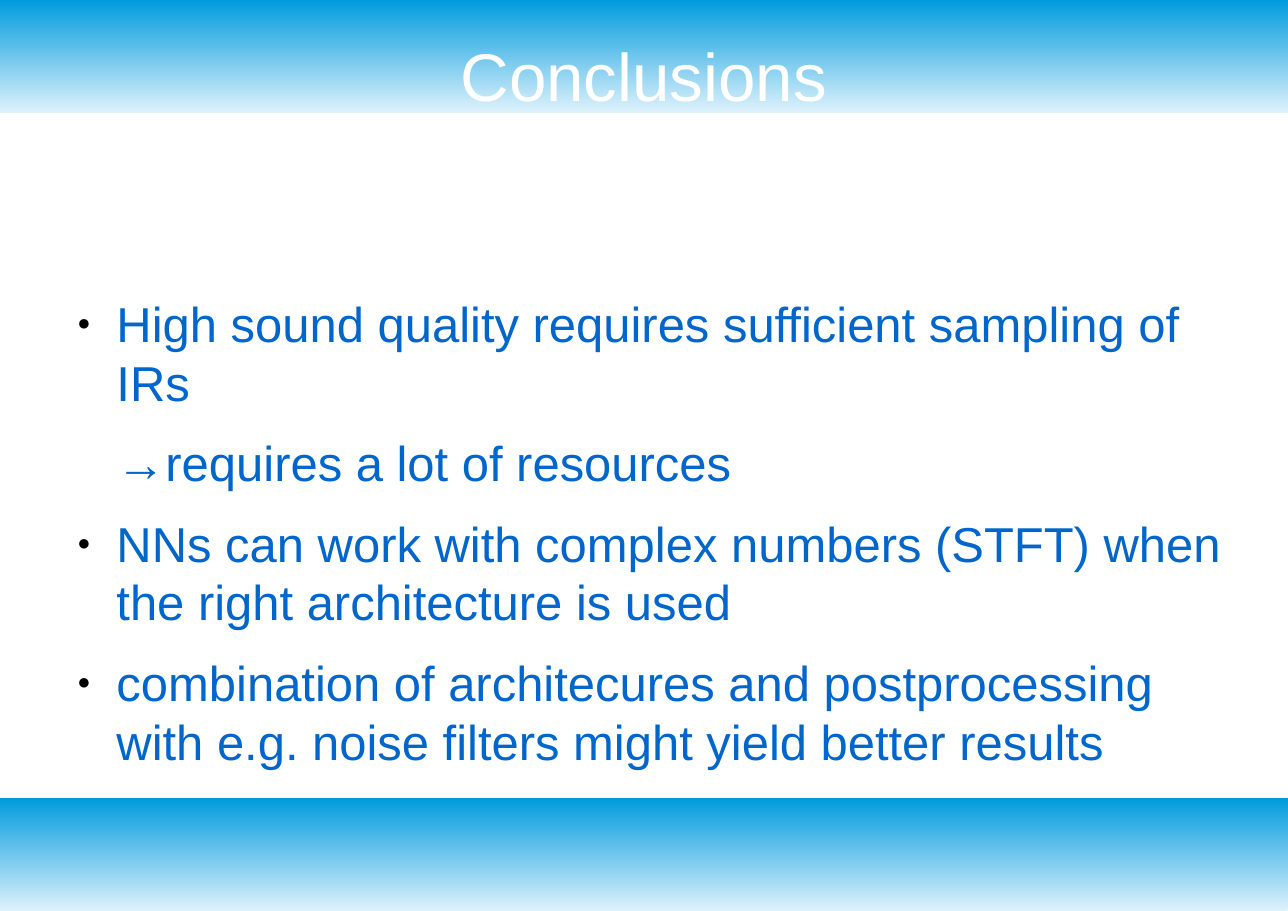
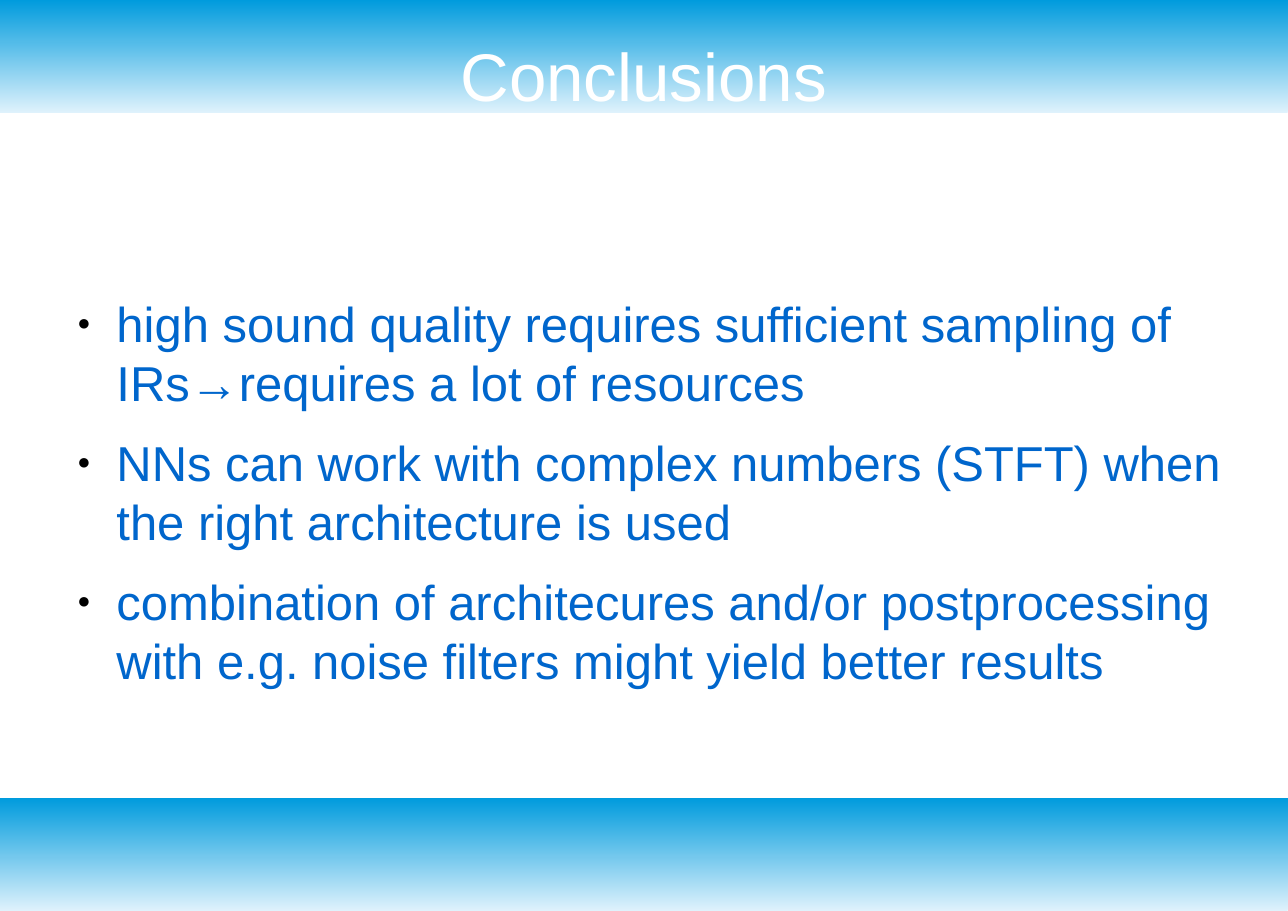
Before and after one commit to jakobatgithub/unreverb, a slide deck: slide 15 of project_presentation.odp. Drawn at 1288x911 pixels with LibreOffice and Linux fonts; fonts in the diff are those of the drawing. Boxes give left, top, right and bottom in pixels: in the first picture for what was removed or moved away, otherwise in the second. Text is boxed around its words. In the diff, an @@ line names an element or a change of style, - is before the commit and + after.

Commit message:
updated

```diff
--- a/project_presentation.odp
+++ b/project_presentation.odp
@@ text at (x1=116, y1=306, x2=1171, y2=411): text changed @@
-● High sound quality requires sufficient sampling of IRs
-→requires a lot of resources
+● high sound quality requires sufficient sampling of IRs→requires a lot of resources
@@ text at (x1=116, y1=584, x2=1210, y2=689): text changed @@
-● combination of architecures and postprocessing with e.g. noise filters might yield better results
+● combination of architecures and/or postprocessing with e.g. noise filters might yield better results
```
